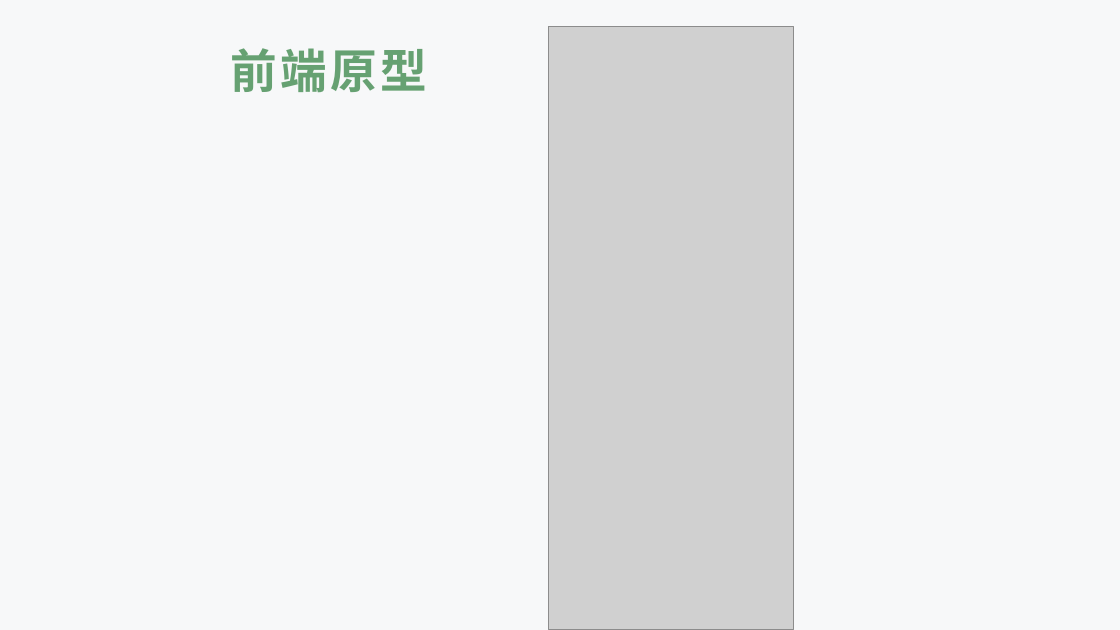
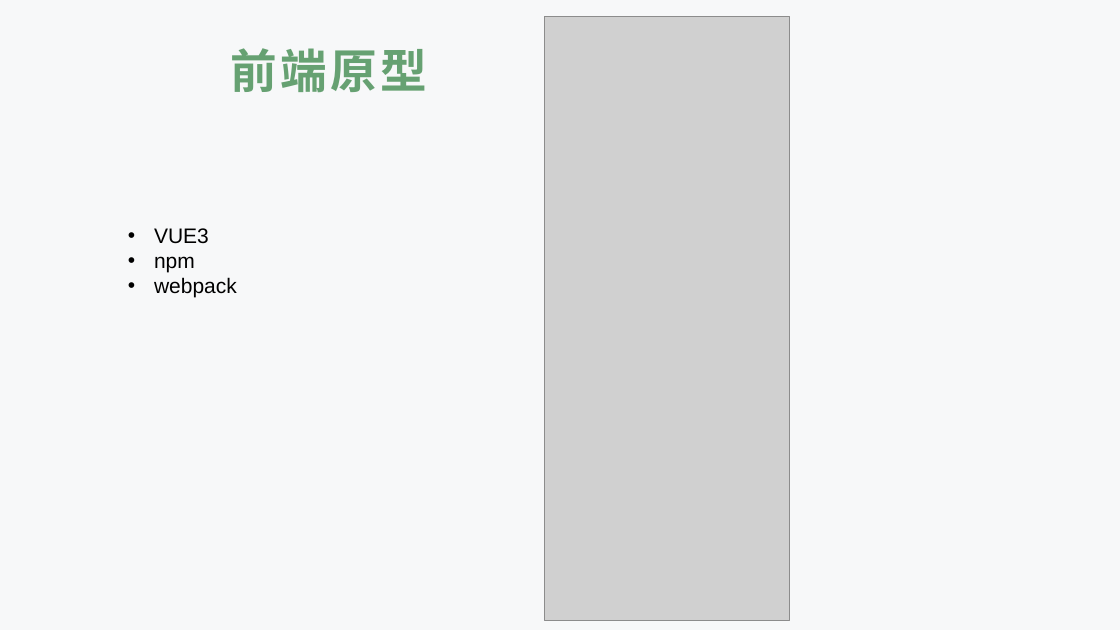
Before and after one commit to TangciuYueng/SAD, a slide deck: slide 21 of HWpre-Final.pptx. Drawn at 1120x630 pixels with LibreOffice and Linux fonts; fonts in the diff are those of the drawing; grey boxes stand for pictures; background and template pictures are left out. Boxes give left, top, right and bottom in pixels: in the first picture for what was removed or moved away, otherwise in the second. Text is boxed around its words. In the diff, an @@ line names an element or a change of style, - is before the commit and + after.

```diff
--- a/HWpre-Final.pptx
+++ b/HWpre-Final.pptx
@@ picture: place and size @@
-picture at [549, 26, 794, 630]
+picture at [544, 17, 790, 621]
@@ text added at [154, 228, 237, 298], 18 pt, text #000000 @@
+• VUE3
+• npm
+• webpack
```
Also in this commit, not shown: 16 other slides changed, 3 slides added, 8 slides removed, 3 other files.
